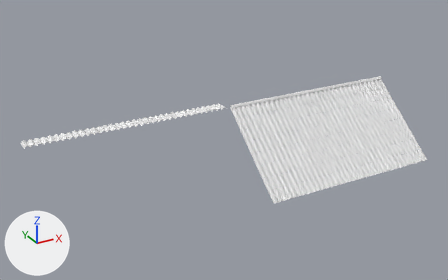
A saved change to the OBJ model Assets/3D Model/TEJADO.obj.
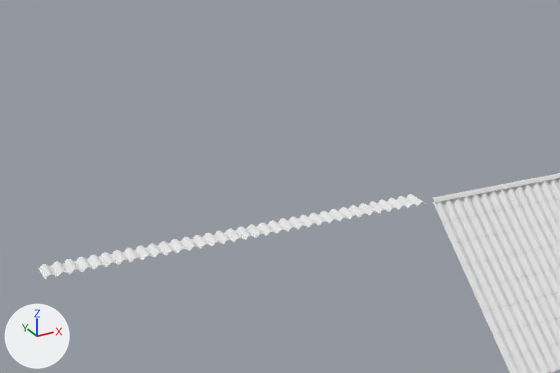
Each version appears first whole from a 50 mm lens placed at (-84.6, -150.0, 64.3), pointed at (-6.0, -7.3, -7.1), and next in a close-up on the part from 0% to 66% of the width and 0% to 71% of the height. The lights are fixed; the arrows at lower left show +X, +Y and +Z. Where no turn or scale is listed for an object, it has been applied to the vertices. Vertices at the same position are counted once.

Names of what the first close-up shows: 'TEJADO'.
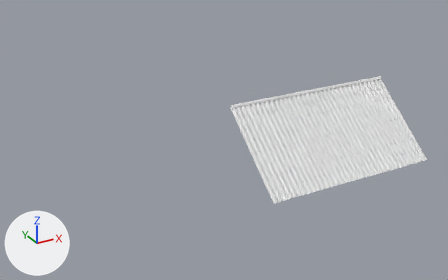
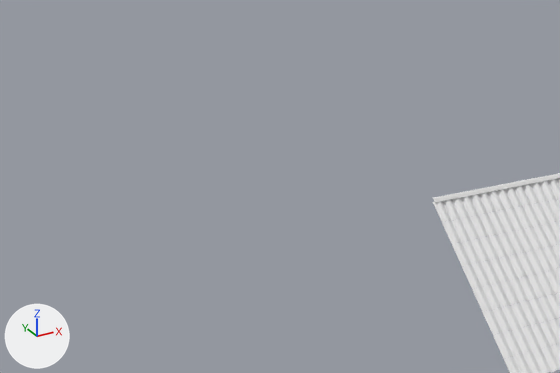
Scene script edits in JSON lines:
```json
{"block": "me_tejado", "where": "me_tejado.from_pydata(...)  # 15640 vertices, 13363 faces; spans x -60.2..58.1, y -25.1..2.0, z -20.9..0.5"}
{"block": "me_tejado", "where": "# used by ob_tejado; location = (0.0, 0.0, 0.0)"}
{"block": "me_tejado", "change": "me_tejado part 1: the loose piece of 1612 vertices spanning x -60.2..-2.1, y -2.0..2.0, z 0.0..0.5 is deleted"}
```

Location of each change, (x1, y1, x2, y2) in pixels of the close-ups (560 x 373 px):
```json
{"object": "TEJADO", "change": "reshaped", "before": [38, 173, 560, 373], "after": [433, 173, 560, 373]}
{"part": 1, "of": "me_tejado", "change": "deleted", "before": [38, 194, 427, 279]}
```
